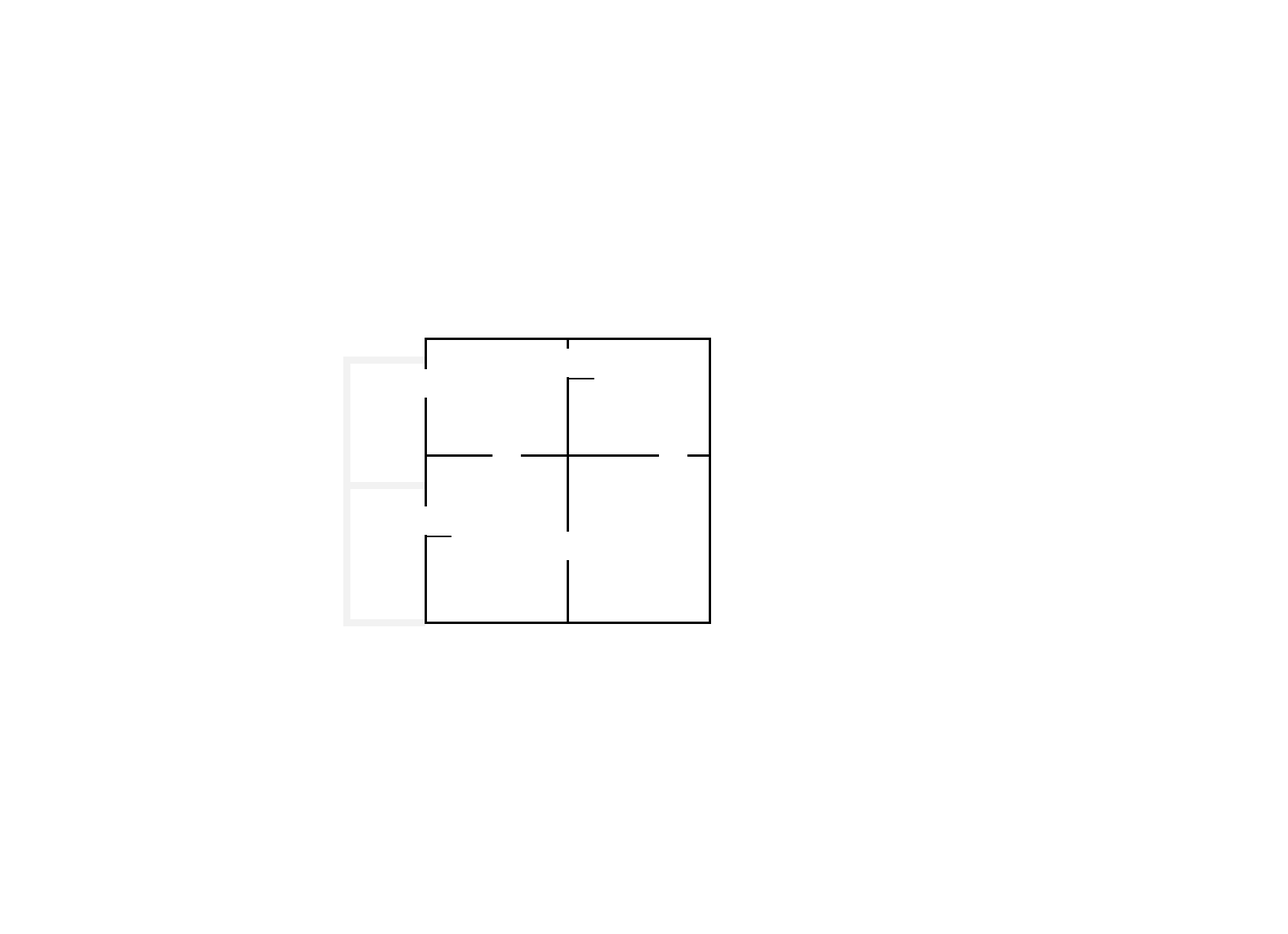
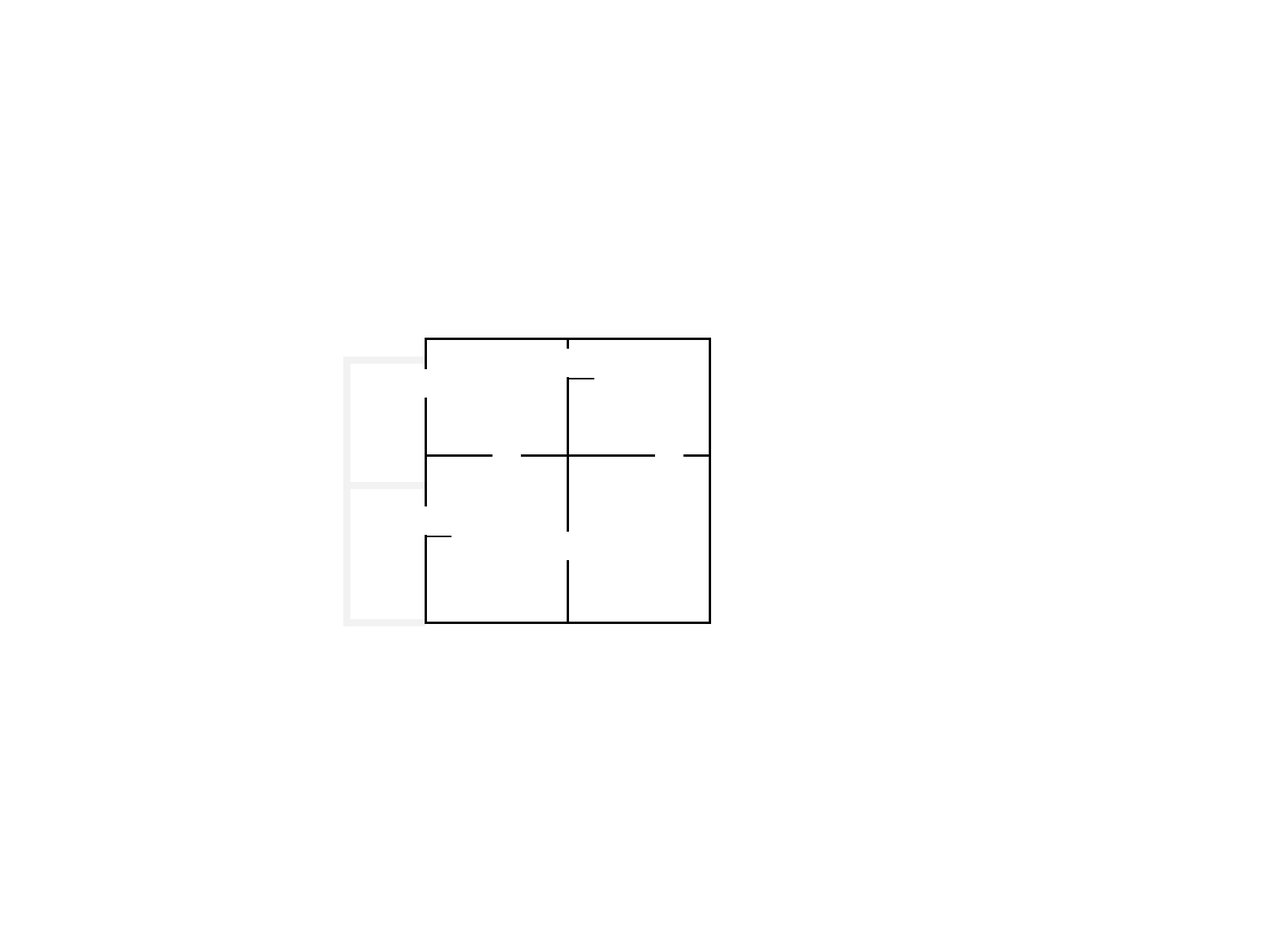
Two versions of the same layered image (1288x934). Layer-by-layer changes:
painted on "walls2" over [655, 454, 688, 457]
